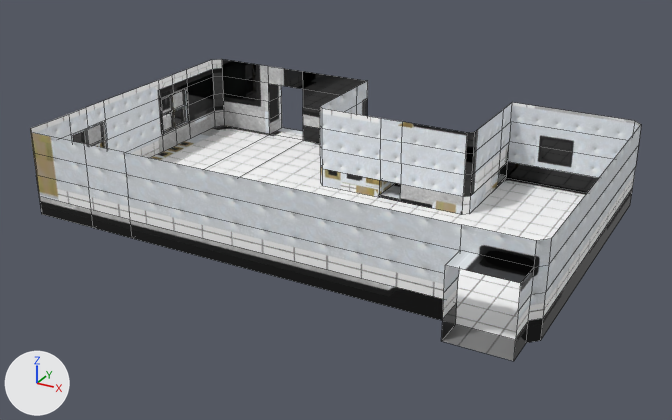
The FBX model Assets/Art/Models/room2.fbx as it was, and as the next commit left it.
Before and after are seen from a 50 mm camera at (21.55, -37.02, 13.14) aimed at (7.25, -11.02, 0.14). Lighting does not change. The marker at lower left points along +X, +Y and +Z. Mesh edges are drawn as thin lines. Where no turn or scale is listed for an object, it has been applied to the vertices. Vertices at the same position are counted once.

The scene before the commit, as lines of its bpy script (objects in view):
```python
me_cube_007 = bpy.data.meshes.new('Cube.007')
me_cube_007.from_pydata(...)  # 277 vertices, 239 faces; spans x -2.1..16.0, y -17.0..-4.0, z 0.0..3.0
me_cube_007.materials.append(mat_room2)
# before: 24 (15.7, -16.0, 0.0) at pixel (526, 342), 45 (15.7, -16.0, 0.7) at pixel (528, 320), 84 (15.7, -16.0, 1.5) at pixel (531, 294), 266 (13.7, -16.0, 0.0) at pixel (455, 324), 267 (13.7, -16.0, 0.7) at pixel (456, 302)
# before: 268 (13.7, -16.0, 1.5) at pixel (458, 276), 269 (15.7, -17.0, 1.5) at pixel (518, 311), 271 (13.7, -17.0, 0.0) at pixel (441, 341), 272 (15.7, -17.0, 0.0) at pixel (513, 361), 273 (15.7, -17.0, 0.7) at pixel (515, 338)
# before: 274 (13.7, -17.0, 0.7) at pixel (442, 318), 275 (13.7, -17.0, 1.5) at pixel (443, 292)
ob_room2 = bpy.data.objects.new('Room2', me_cube_007)
ob_room2.location = (0.0, 0.0, 0.0)
```
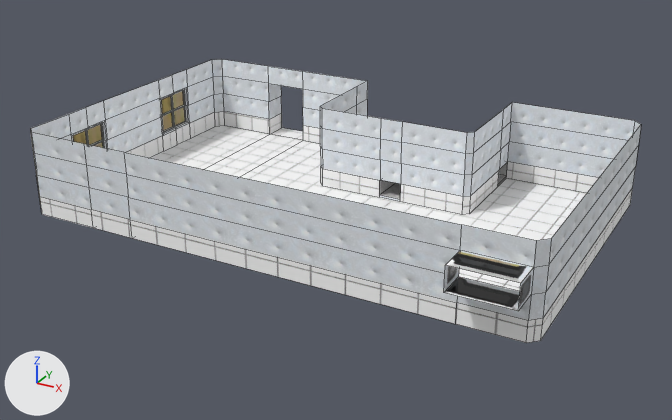
Location of each change, [x1, y1, x2, y2] in pixels of the pictures (672 x 420 px):
```json
{"object": "Room2", "change": "reshaped", "before": [31, 59, 641, 361], "after": [31, 59, 641, 343]}
{"part": 1, "of": "me_cube_007", "change": "cut back", "before": [441, 278, 531, 361], "after": [444, 277, 531, 343]}
{"part": 2, "of": "me_cube_007", "change": "surface changed", "before": [31, 59, 641, 343], "after": [31, 59, 641, 343]}
```

Scene script edits in JSON lines:
```json
{"block": "me_cube_007", "where": "# used by ob_room2; location = (0.0, 0.0, 0.0)"}
{"block": "me_cube_007", "where": "# verts and faces of me_cube_007; kept vertices keep their numbers, new ones are numbered from 277"}
{"op": "remove", "block": "me_cube_007", "code": "me_cube_007.from_pydata(...)  # 277 vertices, 239 faces; spans x -2.1..16.0, y -17.0..-4.0, z 0.0..3.0"}
{"op": "add", "block": "me_cube_007", "code": "me_cube_007.from_pydata(...)  # 273 vertices, 239 faces; spans x -2.1..16.0, y -17.0..-4.0, z 0.0..3.0"}
{"block": "me_cube_007", "change": "me_cube_007 part 1"}
{"op": "add", "block": "me_cube_007", "code": "delete_vertices([*range(271, 275)])  # with the faces that use them"}
{"op": "add", "block": "me_cube_007", "code": "faces += [(24, 266, 267, 45), (45, 267, 268, 84), (84, 268, 275, 269)]"}
{"block": "me_cube_007", "change": "me_cube_007 part 2: 209 kept faces spanning x -2.1..16.0, y -17.0..-4.0, z 0.0..3.0 get new texture (UV) coordinates"}
```
